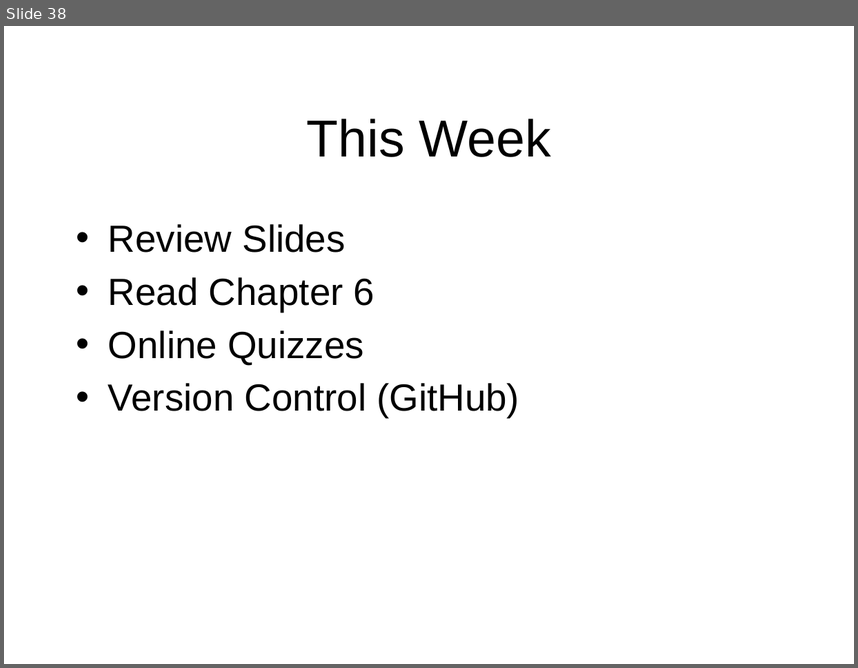
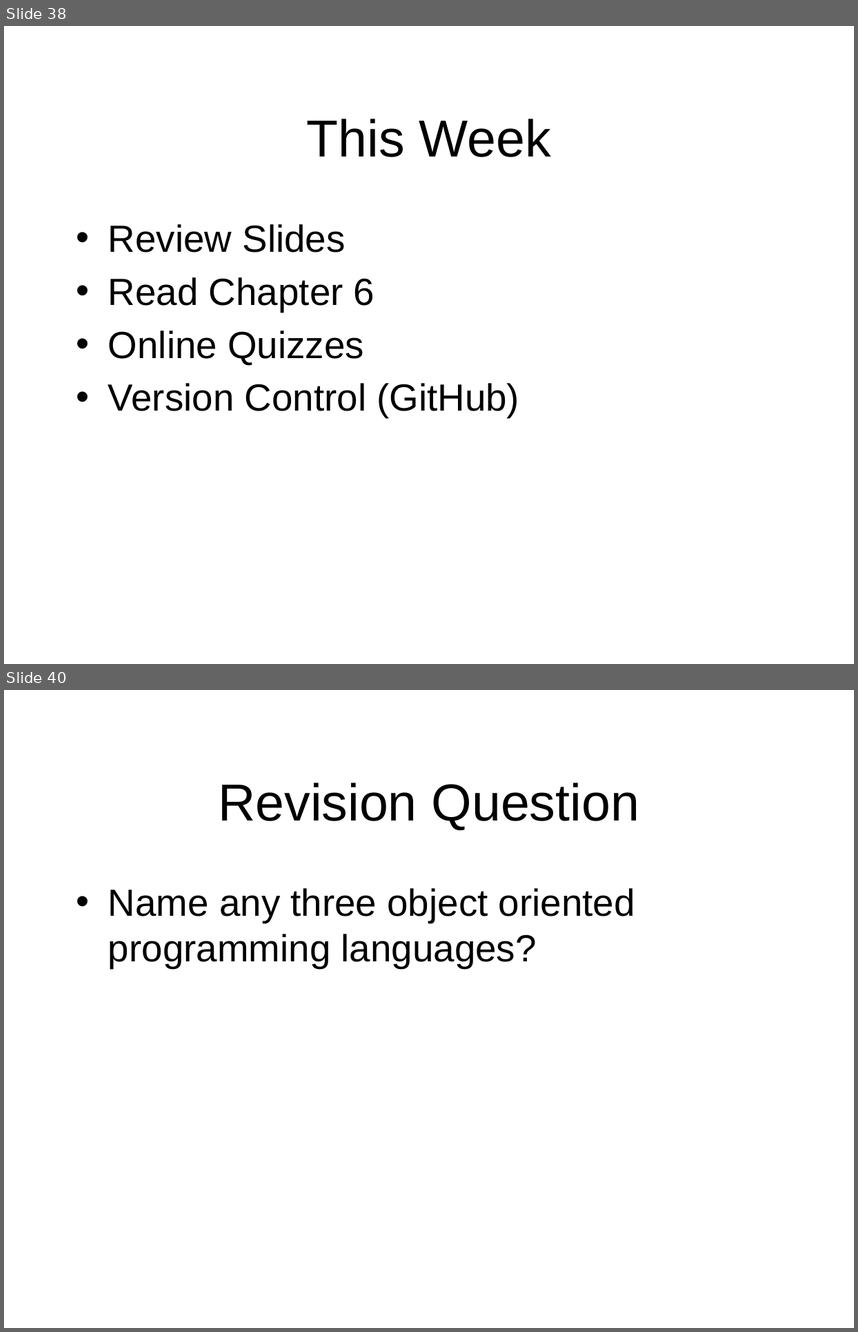
Before and after one commit to octaviordz/zjnu2017.github.io, a slide deck: OOAD/lectures/070--Notation.Part.2.pptx. Shown one above the other, each under a label of ours: slide 38 before the commit, slides 38 and 40 after it; the slides between them are not shown. The pictures are 858x668 and 858x1332 pixels, drawn with LibreOffice and Linux fonts; fonts in the diff are those of the drawing. Boxes give left, top, right and bottom in pixels: in the first picture for what was removed or moved away, otherwise in the second. Text is boxed around its words. In the diff, an @@ line names an element or a change of style, - is before the commit and + after.

```diff
--- a/OOAD/lectures/070--Notation.Part.2.pptx
+++ b/OOAD/lectures/070--Notation.Part.2.pptx
@@ slide 40 added at [4,690,854,1328], background #FFFFFF @@
@@ title added at [218,782,639,830], 44 pt, text #000000 @@
+Revision Question
@@ text added at [108,888,635,968], 32 pt, text #000000 @@
+• Name any three object oriented programming languages?
```
Also in this commit, not shown: 1 slide changed, 9 other slides added.
